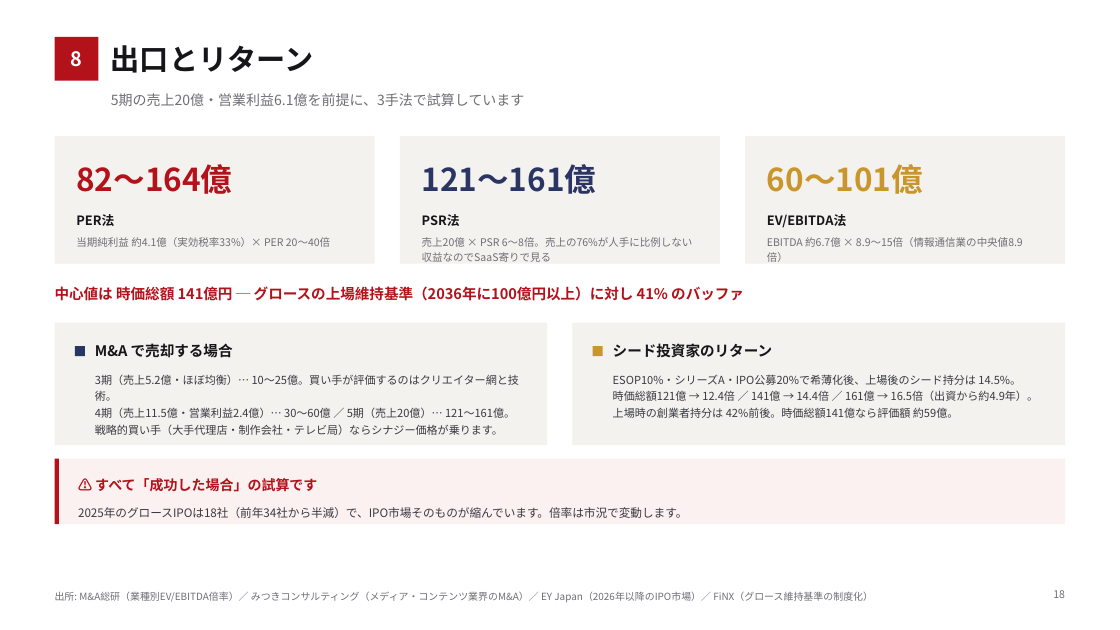
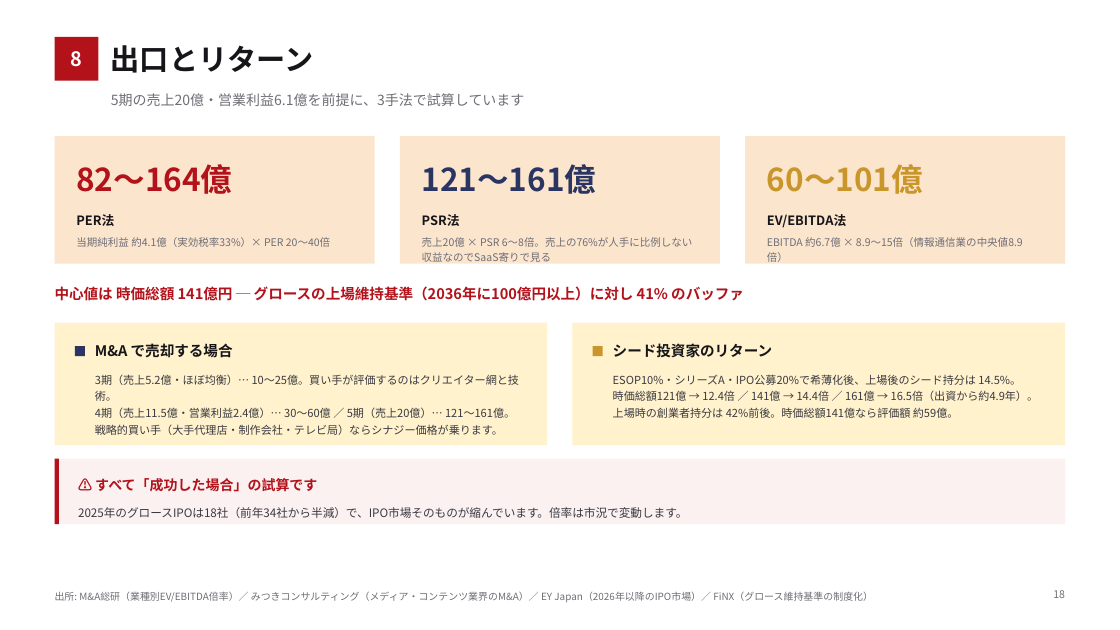
Before and after one commit to bpn333333/test, a slide deck: slide 19 of 投資家向け企画書.pptx. Drawn at 1120x630 pixels with LibreOffice and Linux fonts; fonts in the diff are those of the drawing. Boxes give left, top, right and bottom in pixels: in the first picture for what was removed or moved away, otherwise in the second. Text is boxed around its words. In the diff, an @@ line names an element or a change of style, - is before the commit and + after.

```diff
--- a/投資家向け企画書.pptx
+++ b/投資家向け企画書.pptx
@@ fill #F4F2EF to #FCE5CD in 3 elements at [55,136,375,264], [400,136,720,264], [745,136,1065,264] @@
@@ rectangle at [55,323,548,445]: fill #F4F2EF to #FFF2CC @@
@@ rectangle at [573,323,1066,445]: fill #F4F2EF to #FFF2CC @@
```
Also in this commit, not shown: 19 other slides changed, 3 other files.
